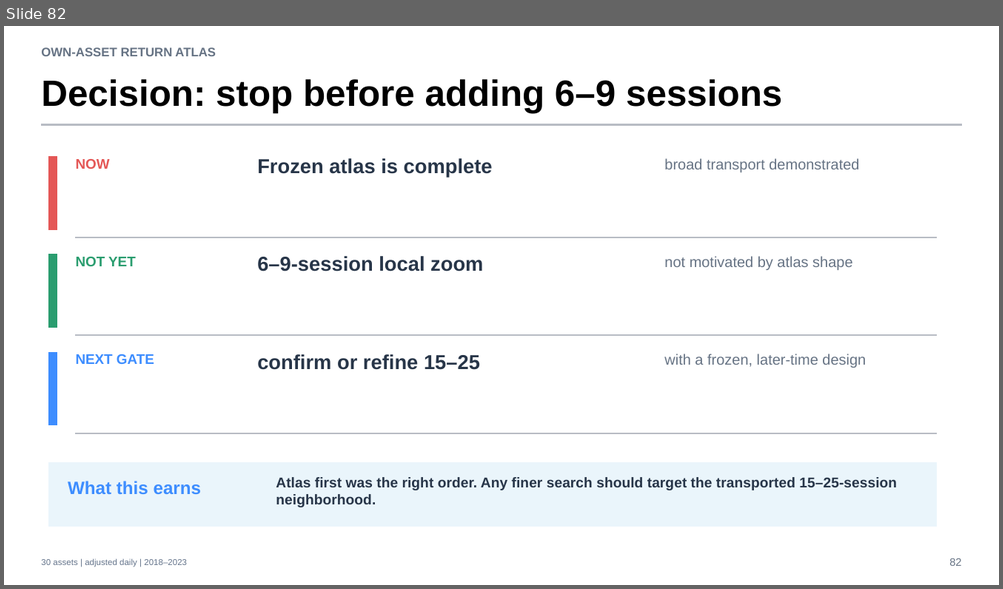
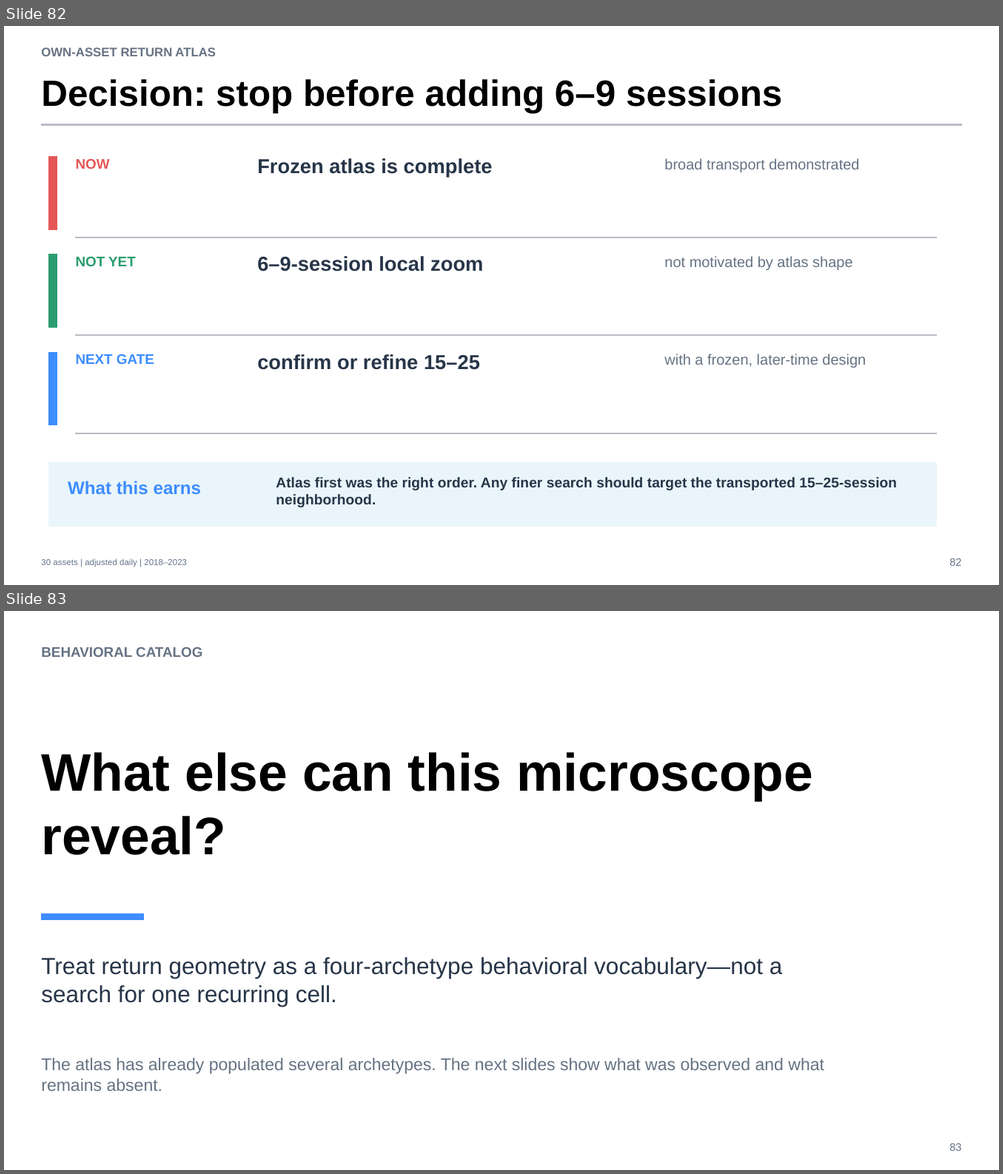
Before and after one commit to Francisc0Franc0/Time-Series-Modeling-Gen5, a slide deck: operator_hypothesis_lab/presentations/tsla_descriptive_microscope_evidence.pptx. Shown one above the other, each under a label of ours: slide 82 before the commit, slides 82 and 83 after it. The pictures are 1003x589 and 1003x1174 pixels, drawn with LibreOffice and Linux fonts; fonts in the diff are those of the drawing. Boxes give left, top, right and bottom in pixels: in the first picture for what was removed or moved away, otherwise in the second. Text is boxed around its words. In the diff, an @@ line names an element or a change of style, - is before the commit and + after.

Commit message:
research: catalog return-geometry behaviors

```diff
--- a/operator_hypothesis_lab/presentations/tsla_descriptive_microscope_evidence.pptx
+++ b/operator_hypothesis_lab/presentations/tsla_descriptive_microscope_evidence.pptx
@@ slide 83 added at [4,611,999,1170], background #FFFFFF @@
@@ text added at [41,647,202,657], 13.5 pt, text #667384, bold @@
+BEHAVIORAL CATALOG
@@ text added at [41,752,812,855], 51 pt, text #000000, bold @@
+What else can this microscope reveal?
@@ rectangle added at [41,914,145,920], fill #3D8DFF, outline #3D8DFF 0 pt @@
@@ text added at [41,957,782,1007], 22.5 pt, text #273548 @@
+Treat return geometry as a four-archetype behavioral vocabulary—not a search for one recurring cell.
@@ text added at [41,1058,824,1091], 16.5 pt, text #667384 @@
+The atlas has already populated several archetypes. The next slides show what was observed and what remains absent.
@@ text added at [949,1144,961,1151], 10.5 pt, text #667384 @@
+83
```
Also in this commit, not shown: 6 other slides added, 5 other files.
